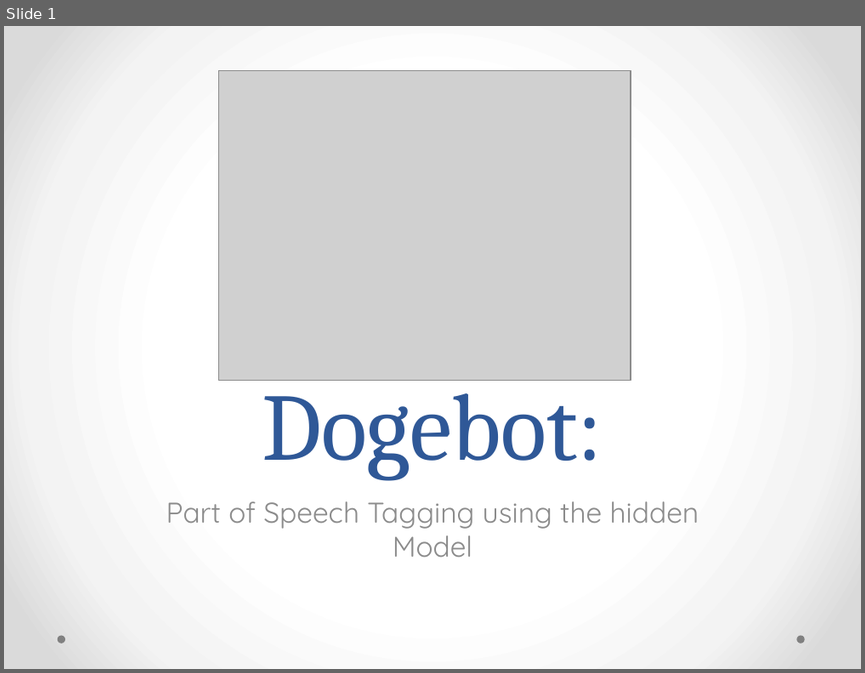
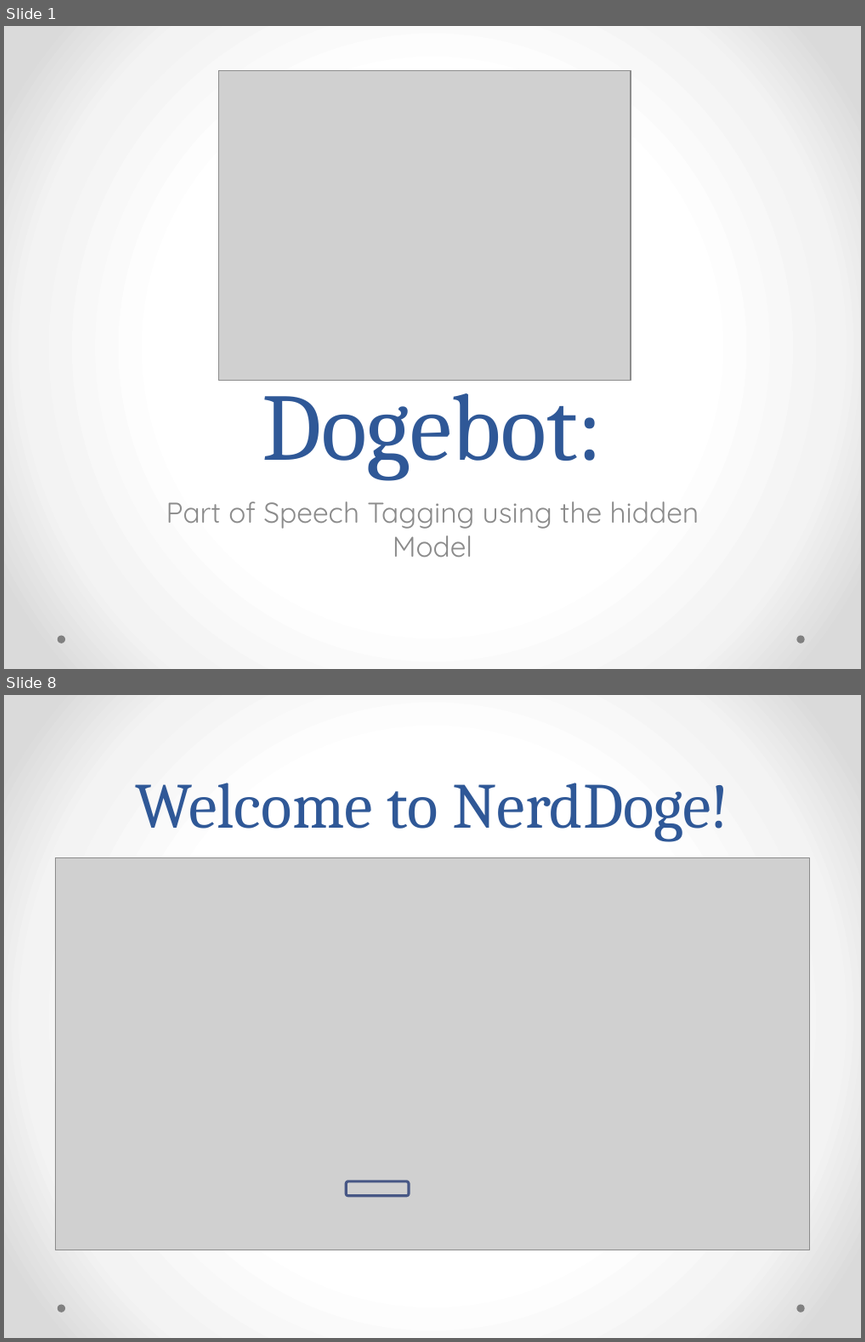
Before and after one commit to JessJKitty/CS51-Doge, a slide deck: Doge_presentation.pptx. Shown one above the other, each under a label of ours: slide 1 before the commit, slides 1 and 8 after it; the slides between them are not shown. The pictures are 865x673 and 865x1342 pixels, drawn with LibreOffice and Linux fonts; fonts in the diff are those of the drawing; grey boxes stand for pictures. Boxes give left, top, right and bottom in pixels: in the first picture for what was removed or moved away, otherwise in the second. Text is boxed around its words. In the diff, an @@ line names an element or a change of style, - is before the commit and + after.

```diff
--- a/Doge_presentation.pptx
+++ b/Doge_presentation.pptx
@@ slide 8 added at (x1=4, y1=695, x2=861, y2=1338), background gradient #FFFFFF to #F4F4F4 to #DADADA; not listed: 2 template elements that a slide beside it also shows @@
@@ title added at (x1=135, y1=783, x2=729, y2=841), 54 pt, text #2F5897 @@
+Welcome to NerdDoge!
@@ picture added at (x1=55, y1=858, x2=810, y2=1249) @@
@@ rounded rectangle added at (x1=346, y1=1181, x2=409, y2=1196), outline #475785 2.25 pt @@
```
Also in this commit, not shown: 7 other slides added.
